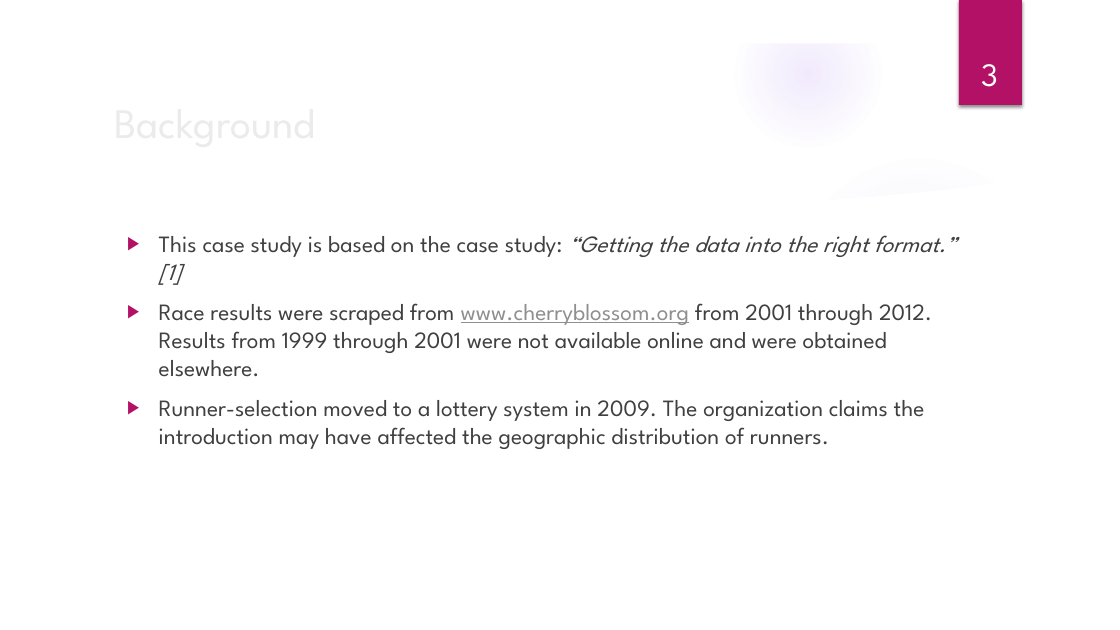
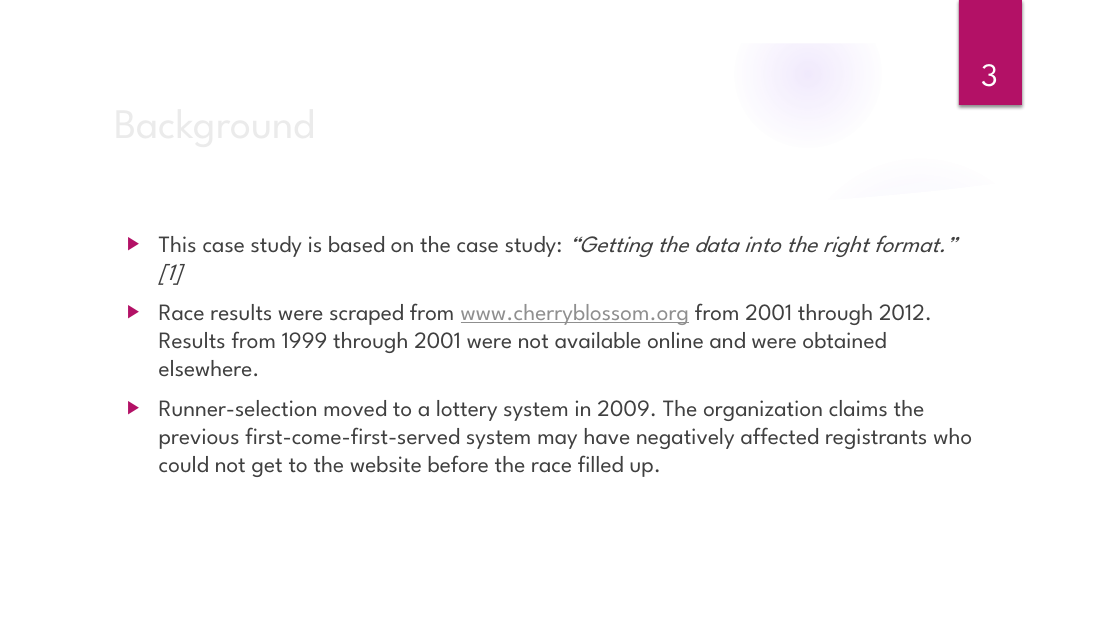
Before and after one commit to elkinst65/QTW_08, a slide deck: slide 3 of infographic.pptx. Drawn at 1120x630 pixels with LibreOffice and Linux fonts; fonts in the diff are those of the drawing; background and template pictures are left out. Boxes give left, top, right and bottom in pixels: in the first picture for what was removed or moved away, otherwise in the second. Text is boxed around its words. In the diff, an @@ line names an element or a change of style, - is before the commit and + after.

```diff
--- a/infographic.pptx
+++ b/infographic.pptx
@@ text at <box>159,400,972,477</box>: text changed @@
-▶ Runner-selection moved to a lottery system in 2009. The organization claims the introduction may have affected the geographic distribution of runners.
+▶ Runner-selection moved to a lottery system in 2009. The organization claims the previous first-come-first-served system may have negatively affected registrants who could not get to the website before the race filled up.
```
Also in this commit, not shown: 3 other slides changed, 1 slide added.
